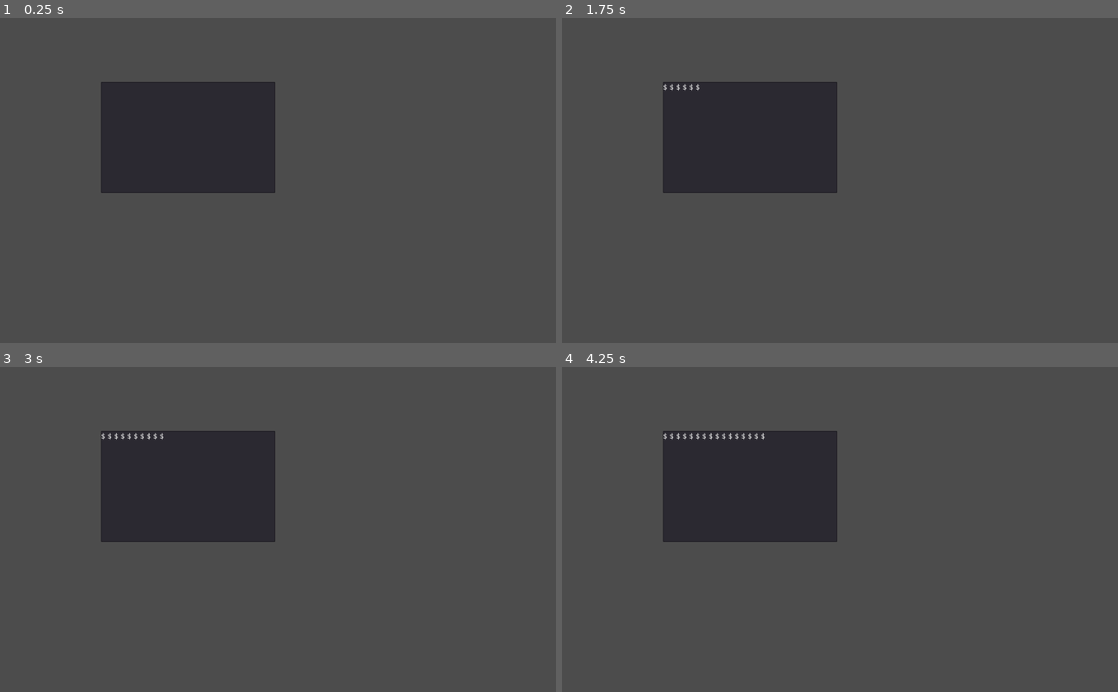
Above: before the commit, frames 1-4 (two rows, left to right).
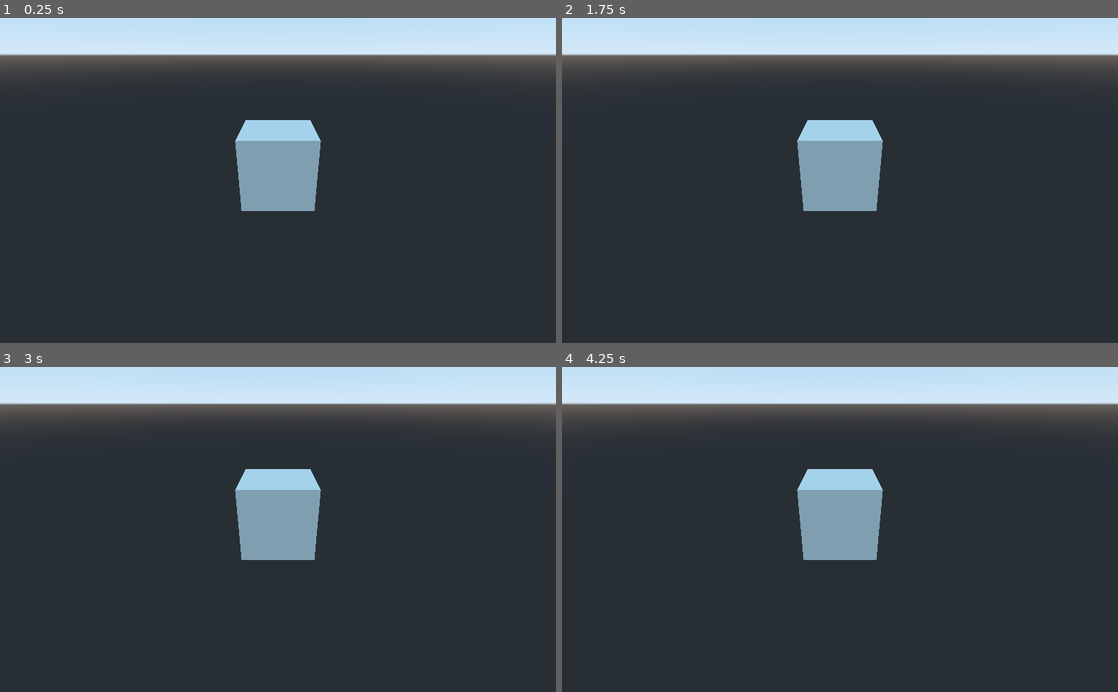
Above: after the commit, the same moments.

Repository: r0nk/sillas_homeworld
Game: Godot game, scene res://main.tscn
Same seed, same stepped clock (60 frames per second), same inputs: the game is played once before the commit and once after it.
Inputs (mouse positions are in pixels of both pictures, inside the frame that each line leads up to):
- Up to frame 1 (0.25 s): no input
- Up to frame 2 (1.75 s): tap Enter at 0.5, 0.6, 1.55 s; move the mouse to (962, 164) at 0.52 s; tap Backspace at 0.8, 1.35 s; tap Space at 1.25 s; move the mouse to (728, 196) at 1.27 s
- Up to frame 3 (3 s): tap Enter at 2, 2.1 s; move the mouse to (333, 458) at 2.02 s; tap Backspace at 2.3, 2.85 s; tap Space at 2.75 s; move the mouse to (250, 594) at 2.77 s
- Up to frame 4 (4.25 s): tap Enter at 3.05, 3.5, 3.6 s; move the mouse to (1006, 578) at 3.52 s; tap Backspace at 3.8 s

The runs differ from the first frame. In frame 1, 84% of the frame differs, in the area x 0-100%, y 0-100%; in frame 2, 84%; in frame 3, 84%; in frame 4, 84%.

Commit message:
moved to 3D

Diff:
--- a/main.tscn
+++ b/main.tscn
@@ -1,15 +1,27 @@
-[gd_scene load_steps=2 format=2]
+[gd_scene load_steps=3 format=2]
 
 [ext_resource path="res://terminal.gd" type="Script" id=1]
+[ext_resource path="res://theme.tres" type="Theme" id=2]
 
-[node name="Node2D" type="Node2D"]
+[node name="3D" type="Spatial"]
 
-[node name="terminal" type="TextEdit" parent="."]
-margin_left = 186.329
-margin_top = 117.858
-margin_right = 507.329
-margin_bottom = 322.858
+[node name="Viewport" type="CanvasLayer" parent="."]
+follow_viewport_enable = true
+
+[node name="terminal" type="TextEdit" parent="Viewport"]
+visible = false
+margin_left = 18.0
+margin_top = 26.0
+margin_right = 767.0
+margin_bottom = 546.0
+rect_scale = Vector2( 1.11982, 1.06096 )
+theme = ExtResource( 2 )
+custom_colors/selection_color = Color( 0.720703, 0.0675659, 0.0675659, 1 )
 custom_colors/caret_color = Color( 0.0313726, 1, 0, 1 )
+custom_colors/font_color = Color( 0.0784314, 1, 0, 1 )
+custom_colors/completion_font_color = Color( 0.541176, 0.541176, 0.541176, 1 )
+text = "abcdefghijklmnopqrstuvwxyzabcdefghijklmnopqrstuvwxyzabcdefghijklmnopqrstuvwxyzab"
+context_menu_enabled = false
 caret_block_mode = true
 caret_blink = true
 caret_blink_speed = 0.5
@@ -17,3 +29,8 @@
 __meta__ = {
 "_edit_use_anchors_": false
 }
+
+[node name="CSGBox" type="CSGBox" parent="."]
+
+[node name="Camera" type="Camera" parent="."]
+transform = Transform( 1, 0, 0, 0, 0.879017, 0.476791, 0, -0.476791, 0.879017, 0, 2.77959, 6.20421 )
--- /dev/null
+++ b/player.gd
@@ -0,0 +1,95 @@
+extends KinematicBody
+
+var input_direction = Vector3()
+var velocity = Vector3(0,0.001,0)
+var gravity_vector = Vector3()
+var health = 100
+#probably a better way of doing this but yolo lmao
+var is_player = true
+var dead = false
+var scrap = 0
+
+var jumps=0
+var extra_jumps=1
+var power=0
+
+var weapon_array = [[0,1]]
+
+signal player_killed
+
+# Called when the node enters the scene tree for the first time.
+func _ready():
+	Input.set_mouse_mode(Input.MOUSE_MODE_CAPTURED)
+	#if not $camera/gun.gun_already_visible():
+
+func _input(event):
+	if event is InputEventMouseMotion:
+		$camera.rotation_degrees.x=clamp($camera.rotation_degrees.x-event.relative.y*0.2,-90,90)
+		$camera.rotation_degrees.y-=event.relative.x*0.2
+
+func get_aim():
+	return -$camera.transform.basis.z
+
+func process_interactibles():
+	if $camera/interact_cast.is_colliding():
+		var body = $camera/interact_cast.get_collider()
+		if body.is_in_group("interactibles"):
+			$camera/HUD/undercross.text="Press [G] to Interact."
+			if body.get("cost") and body.cost > 0:
+				$camera/HUD/undercross.text="Pay $" + str(body.cost) + " to interact."
+				if body.cost > scrap:
+					$camera/HUD/undercross.text="Not enough scrap, it costs $" + str(body.cost)
+			if Input.is_action_pressed("interact"):
+				body.interact(get_node("."))
+	else:
+		$camera/HUD/undercross.text=""
+
+func process_input(delta):
+
+	process_interactibles()
+	input_direction = Vector3()
+
+	if Input.is_action_pressed("movement_forward"):
+		input_direction.z-=1
+	if Input.is_action_pressed("movement_backward"):
+		input_direction.z+=1
+	if Input.is_action_pressed("movement_left"):
+		input_direction.x-=1
+	if Input.is_action_pressed("movement_right"):
+		input_direction.x+=1
+
+
+	if is_on_floor():
+		jumps=extra_jumps
+	if jumps>0 and Input.is_action_just_pressed("jump"):
+		jumps-=1
+		if not is_on_floor():
+			$jump_sfx.play()
+		gravity_vector=Vector3(0,10,0)
+	input_direction = 20*input_direction.normalized().rotated(Vector3.UP,$camera.rotation.y)
+
+
+func update_power(delta):
+	power = 0
+	var speed = abs((input_direction+velocity+gravity_vector).length()-10)
+	power += demon*speed
+	power += juke_power
+	juke_power=clamp(juke_power-delta,0,100)
+	$power_light.light_energy=power/4
+
+
+# Called every frame. 'delta' is the elapsed time since the previous frame.
+func _process(delta):
+	if dead:
+		return
+	process_input(delta)
+	move_and_slide(input_direction+velocity+gravity_vector,Vector3.UP)
+	if is_on_floor():
+		gravity_vector=-get_floor_normal()*10
+		velocity*=1-(delta)
+	else:
+		gravity_vector.y-=delta*20
+		velocity*=1-(delta*0.5)
+	if(translation.y<-4):
+		hurt(100)
+	update_power(delta)
--- /dev/null
+++ b/player.tscn
@@ -0,0 +1,104 @@
+[gd_scene load_steps=7 format=2]
+
+[ext_resource path="res://player.gd" type="Script" id=1]
+[ext_resource path="res://m5x7.ttf" type="DynamicFontData" id=4]
+
+[sub_resource type="DynamicFont" id=1]
+size = 64
+font_data = ExtResource( 4 )
+
+[sub_resource type="DynamicFont" id=2]
+size = 64
+font_data = ExtResource( 4 )
+
+[sub_resource type="CapsuleShape" id=3]
+radius = 0.490116
+
+[sub_resource type="SpatialMaterial" id=4]
+albedo_color = Color( 1, 0.0352941, 0.0352941, 1 )
+
+[node name="player" type="KinematicBody" groups=[
+"player",
+]]
+transform = Transform( 1, 0, 0, 0, 1, 0, 0, 0, 1, 13.4537, 3.11909, 0.935257 )
+script = ExtResource( 1 )
+
+[node name="camera" type="Camera" parent="."]
+transform = Transform( -1, 0, -8.74228e-08, 0, 1, 0, 8.74228e-08, 0, -1, 9.53674e-07, 0, 5.96046e-08 )
+cull_mask = 2148532223
+fov = 90.0
+far = 500.0
+
+[node name="HUD" type="CanvasLayer" parent="camera"]
+
+[node name="crosshair" type="RichTextLabel" parent="camera/HUD"]
+margin_left = 951.591
+margin_top = 508.887
+margin_right = 987.591
+margin_bottom = 573.887
+custom_fonts/normal_font = SubResource( 1 )
+custom_colors/default_color = Color( 1, 1, 1, 0.207843 )
+text = "x"
+__meta__ = {
+"_edit_use_anchors_": false
+}
+
+[node name="status" type="RichTextLabel" parent="camera/HUD"]
+margin_left = 6.0
+margin_top = 158.0
+margin_right = 932.0
+margin_bottom = 678.0
+custom_fonts/normal_font = SubResource( 1 )
+custom_colors/default_color = Color( 1, 1, 1, 0.392157 )
+__meta__ = {
+"_edit_use_anchors_": false
+}
+
+[node name="health" type="RichTextLabel" parent="camera/HUD"]
+margin_left = 10.0
+margin_top = 1002.0
+margin_right = 298.0
+margin_bottom = 1068.0
+custom_fonts/normal_font = SubResource( 2 )
+text = "HEALTH: 100"
+__meta__ = {
+"_edit_use_anchors_": false
+}
+
+[node name="undercross" type="RichTextLabel" parent="camera/HUD"]
+margin_left = 735.0
+margin_top = 574.0
+margin_right = 1188.0
+margin_bottom = 797.0
+custom_fonts/normal_font = SubResource( 2 )
+__meta__ = {
+"_edit_use_anchors_": false
+}
+
+[node name="ammo" type="RichTextLabel" parent="camera/HUD"]
+margin_left = 1613.05
+margin_top = 994.865
+margin_right = 1901.05
+margin_bottom = 1060.86
+custom_fonts/normal_font = SubResource( 2 )
+text = "AMMO: 50"
+__meta__ = {
+"_edit_use_anchors_": false
+}
+
+[node name="interact_cast" type="RayCast" parent="camera"]
+enabled = true
+cast_to = Vector3( 0, 0, -4 )
+
+[node name="power_light" type="SpotLight" parent="."]
+transform = Transform( 1, 0, 0, 0, -1.62921e-07, 1, 0, -1, -1.62921e-07, 0, 2, 0 )
+light_color = Color( 1, 0.913725, 0, 1 )
+spot_range = 6.0
+
+[node name="cs" type="CollisionShape" parent="."]
+transform = Transform( 1, 0, 0, 0, -1.62921e-07, -1, 0, 1, -1.62921e-07, 0, -0.824289, 0 )
+shape = SubResource( 3 )
+
+[node name="CSGPolygon" type="CSGPolygon" parent="."]
+transform = Transform( 0.5, 0, 0, 0, 0.2, 0, 0, 0, 0.5, -0.276719, -1.79276, 0.236389 )
+material = SubResource( 4 )
--- a/terminal.gd
+++ b/terminal.gd
@@ -1,26 +1,36 @@
 extends TextEdit
 
-# Declare member variables here. Examples:
-# var a = 2
-# var b = "text"
 
+func command(cmd):
+	if cmd == "help":
+		write("\nThis is a help line.")
+	else:
+		write("\nCommand not found.")
+
+var PS1 = "$ "
 func _input(event):
-	if(event.as_text()=="Enter"):
-		readonly=true
-		write("$ ")
-		readonly=false
+	if not visible:
+		return
+	if event is InputEventKey:
+		if event.pressed and event.scancode == KEY_ENTER:
+			if (get_line(cursor_get_line()).length() > PS1.length()):
+				command(get_line(cursor_get_line()).trim_prefix(PS1))
+			write("\n")
+			write(PS1)
+			get_tree().set_input_as_handled()
+		if event.pressed and event.scancode == KEY_BACKSPACE:
+			if (get_line(cursor_get_line()).length() <= PS1.length()):
+				get_tree().set_input_as_handled() #don't go further back then PS1
 
 
 # Called when the node enters the scene tree for the first time.
 func _ready():
+	text=""
+	write(PS1)
 	pass # Replace with function body.
 
 func write(s):
-	var c = cursor_get_column()
-	var l = cursor_get_line()
-	text+=s
-	cursor_set_column(c+s.length())
-	cursor_set_line(l+1)
+	insert_text_at_cursor(s)
 
 # Called every frame. 'delta' is the elapsed time since the previous frame.
 func _process(delta):
--- /dev/null
+++ b/theme.tres
@@ -0,0 +1,11 @@
+[gd_resource type="Theme" load_steps=3 format=2]
+
+[sub_resource type="DynamicFontData" id=1]
+font_path = "res://m5x7.ttf"
+
+[sub_resource type="DynamicFont" id=2]
+size = 32
+font_data = SubResource( 1 )
+
+[resource]
+default_font = SubResource( 2 )
Binary file added: m5x7.ttf
